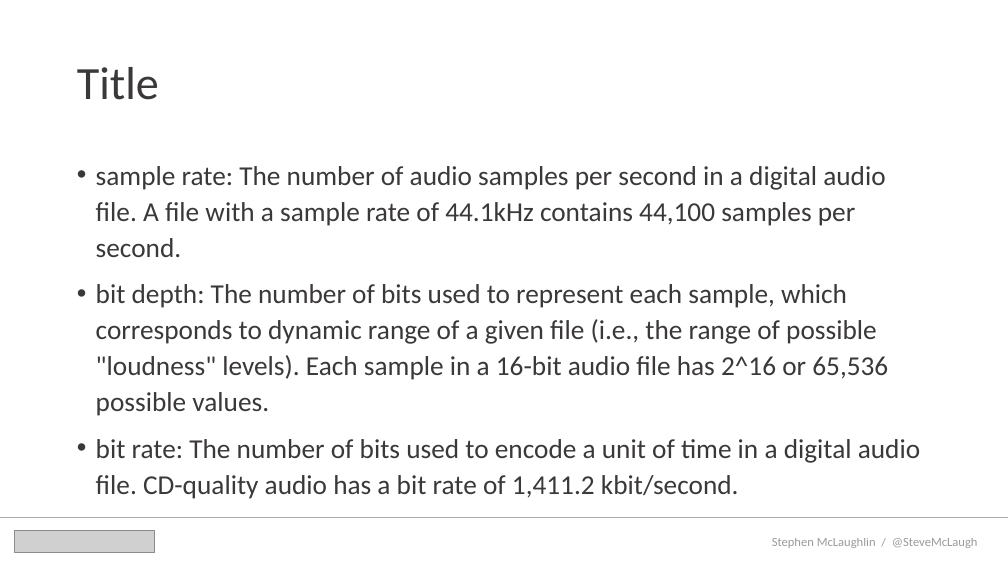
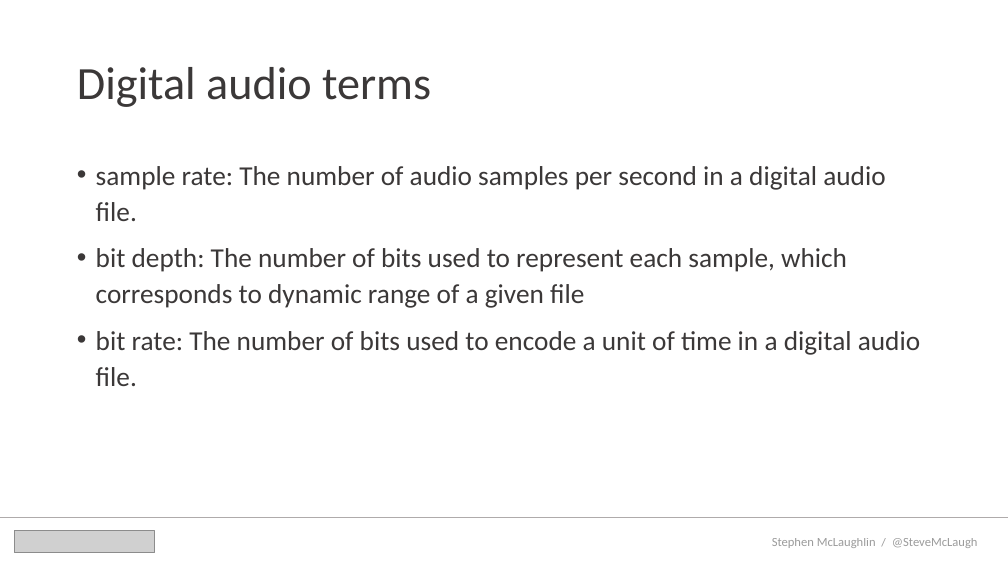
Before and after one commit to stevemclaugh/HILT-Audio-ML, a slide deck: slide 21 of Slides/Day_1.pptx (slide 17 before the commit). Drawn at 1008x567 pixels with LibreOffice and Linux fonts; fonts in the diff are those of the drawing; grey boxes stand for pictures. Boxes give left, top, right and bottom in pixels: in the first picture for what was removed or moved away, otherwise in the second. Text is boxed around its words. In the diff, an @@ line names an element or a change of style, - is before the commit and + after.

```diff
--- a/Slides/Day_1.pptx
+++ b/Slides/Day_1.pptx
@@ title at <box>77,67,431,107</box>: text changed @@
-Title
+Digital audio terms
@@ text at <box>96,166,920,386</box>: text changed @@
-• sample rate: The number of audio samples per second in a digital audio file. A file with a sample rate of 44.1kHz contains 44,100 samples per second.
-• bit depth: The number of bits used to represent each sample, which corresponds to dynamic range of a given file (i.e., the range of possible "loudness" levels). Each sample in a 16-bit audio file has 2^16 or 65,536 possible values.
-• bit rate: The number of bits used to encode a unit of time in a digital audio file. CD-quality audio has a bit rate of 1,411.2 kbit/second.
+• sample rate: The number of audio samples per second in a digital audio file.
+• bit depth: The number of bits used to represent each sample, which corresponds to dynamic range of a given file
+• bit rate: The number of bits used to encode a unit of time in a digital audio file.
```
Also in this commit, not shown: 12 other slides changed, 6 slides added, 2 other files.
